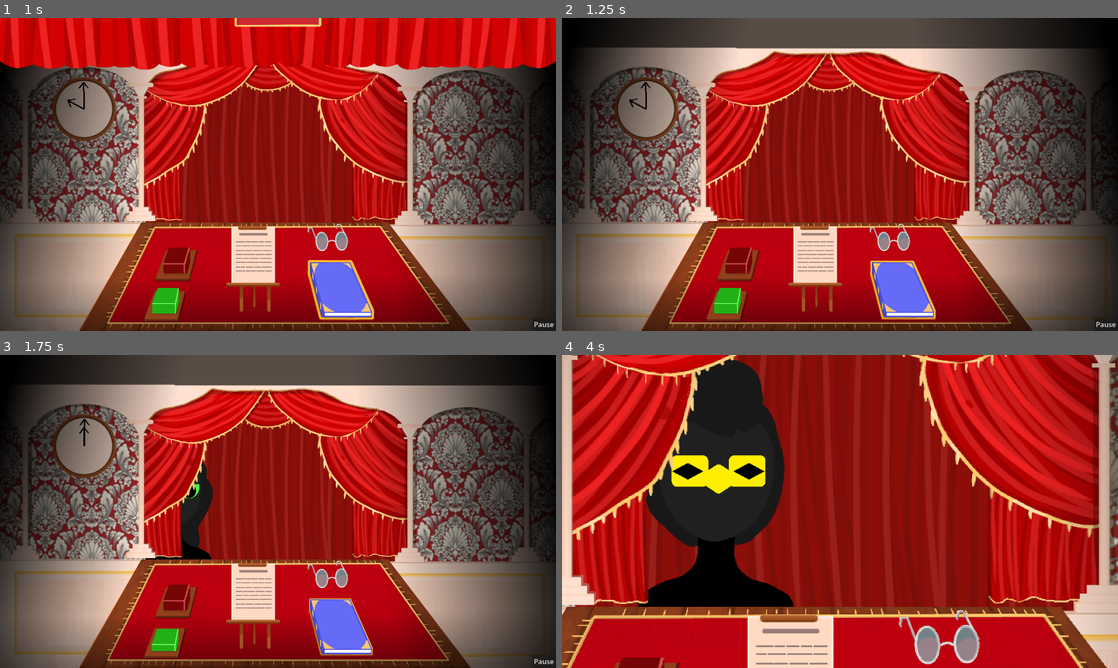
Above: before the commit, frames 1-4 (two rows, left to right).
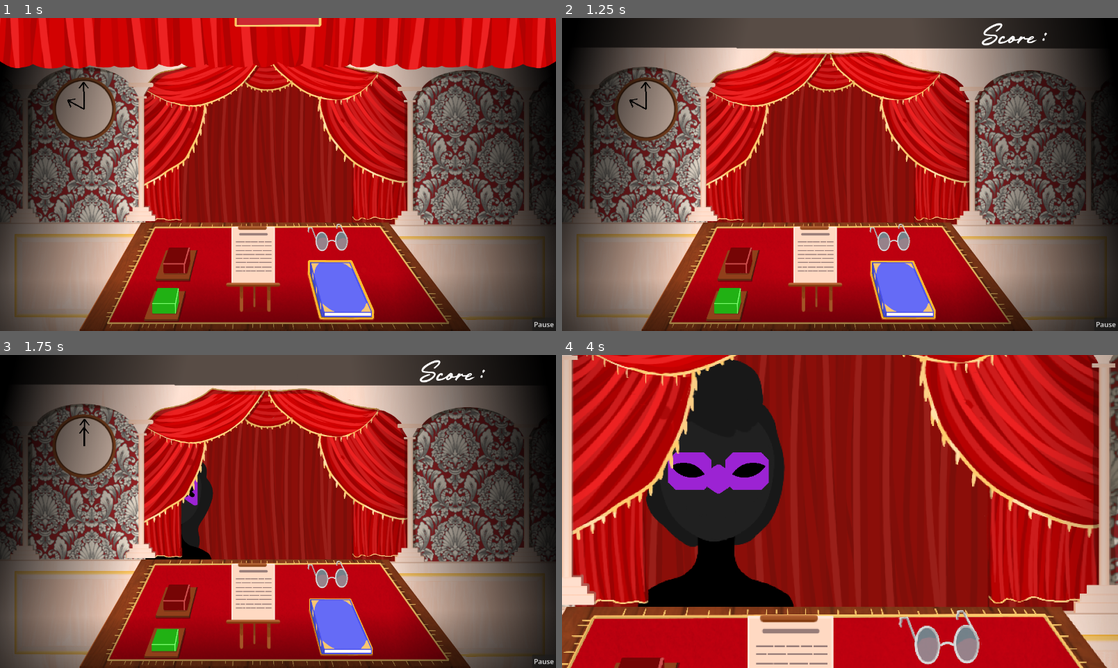
Above: after the commit, the same moments.

Repository: Cax36940/Global-Game-Jam-2026
Game: Godot game, scene res://main.tscn
Same seed, same stepped clock (60 frames per second), same inputs: the game is played once before the commit and once after it.
Inputs (mouse positions are in pixels of both pictures, inside the frame that each line leads up to):
- Up to frame 1 (1 s): click (278, 208) at 0.5 s
- Up to frame 2 (1.25 s): no input
- Up to frame 3 (1.75 s): move the mouse to (166, 636) at 1.27 s; hold Right (ui_right) from 1.28 s (still down); hold Space (any) from 1.28 s (still down); click (166, 636) at 1.42 s
- Up to frame 4 (4 s): move the mouse to (739, 599) at 2.02 s; release Right (ui_right) at 2.03 s; release Space (any) at 2.03 s; hold Down (ui_down) 2.03-2.78 s; click (739, 599) at 2.1 s; move the mouse to (817, 605) at 2.77 s; hold Right (ui_right) 2.78-3.53 s; tap Shift (rshift) at 2.85 s; click (817, 605) at 2.92 s; move the mouse to (890, 574) at 3.52 s; hold Up (ui_up) from 3.53 s (still down); tap Space (any) at 3.6 s; click (890, 574) at 3.67 s

Frame 1 is identical in both runs. In frame 2, 0.2% of the frame differs, in the area x 75-88%, y 1-9%; in frame 3, 0.3%; in frame 4, 1.7%, in the area x 19-38%, y 31-45%.

Commit message:
Add score and fix constraint

Diff:
--- a/GUI/overlay.gd
+++ b/GUI/overlay.gd
@@ -1,8 +1,12 @@
 extends Control
 
-
+func _ready():
+	SignalBus.update_dislpayed_score.connect(set_score)
 # Common interface with whole screen menus
 func appear():
 	show()
 func disappear():
 	hide()
+
+func set_score():
+	$Score.text = "Score : " + str(Global.Score)
--- a/Guest/guest.gd
+++ b/Guest/guest.gd
@@ -1,7 +1,7 @@
 extends Node2D
 class_name Guest
 
-@export var colors_list : Array[Color]
+static var colors_list : Array[Color] = [Color(0.9647059, 0, 0, 1), Color(1, 0.54901963, 0, 1), Color(1, 0.93333334, 0, 1), Color(0.3019608, 0.9137255, 0.29803923, 1), Color(0.21568628, 0.5137255, 1, 1), Color(0.6108052, 0.13755152, 0.8282306, 1), Color(1, 1, 1, 1)]
 @onready var shape : AnimatedSprite2D = $Shape
 
 var mask_index : int = -1
@@ -10,13 +10,31 @@
 
 func _ready():
 	shape.frame = randi_range(0, 4)
-	mask_index = randi_range(0, 6)
+	mask_index = random_mask()
 	($Masks as Masks).set_mask(mask_index)
 	if colors_list.size() > 0:
-		color_index = randi_range(0, colors_list.size()-1)
+		color_index = random_color()
 		$Masks.modulate = colors_list[color_index]
 	else :
 		push_error("There is no color in the colors_list of the guest scene")
 
-	eye_index = randi_range(0, 6)
+	eye_index = random_eye()
 	($Eyes as Eyes).set_eyes(eye_index)
+
+func random_eye() -> int:
+	var r = randi_range(0,9)
+	if r < 8:
+		return Global.valid_eye.pick_random()
+	return Global.invalid_eye.pick_random()
+
+func random_mask() -> int:
+	var r = randi_range(0,9)
+	if r < 8:
+		return Global.valid_mask.pick_random()
+	return Global.invalid_mask.pick_random()
+
+func random_color() -> int:
+	var r = randi_range(0,9)
+	if r < 8:
+		return Global.valid_color.pick_random()
+	return Global.invalid_color.pick_random()
--- a/Guest/guest.tscn
+++ b/Guest/guest.tscn
@@ -34,7 +34,6 @@
 
 [node name="Guests" type="Node2D" unique_id=1750283726]
 script = ExtResource("1_q4ytt")
-colors_list = Array[Color]([Color(0.9647059, 0, 0, 1), Color(1, 0.54901963, 0, 1), Color(1, 0.93333334, 0, 1), Color(0.3019608, 0.9137255, 0.29803923, 1), Color(0.21568628, 0.5137255, 1, 1), Color(0.6108052, 0.13755152, 0.8282306, 1), Color(1, 1, 1, 1)])
 
 [node name="Shape" type="AnimatedSprite2D" parent="." unique_id=1426695573]
 sprite_frames = SubResource("SpriteFrames_ub8wi")
--- a/Guest/guest_spawner.gd
+++ b/Guest/guest_spawner.gd
@@ -35,16 +35,16 @@
 	if not end_position_node :
 		push_error("There is no end position node in the GuestSpawner")
 
+	Global.color_list = Guest.colors_list
+	Global.setup_invalid()
 	spawn_guest()
-	Global.color_list = current_guest.colors_list
-	Global.setup_invalid()
 
 func _process(delta):
 	if move_state == 0:
 		move_node.position.x = move_toward(move_node.position.x, start_position_node.position.x, delta * SPEED)
 		move_node.position.y = move_toward(move_node.position.y, start_position_node.position.y, delta * SPEED)
 		if (move_node.position - start_position_node.position).length() < 10 :
-			SignalBus.Mistake_test.emit(Global.check_guest(current_guest.mask_index, current_guest.eye_index, current_guest.color_index))
+			SignalBus.Mistake_test.emit(!Global.check_guest(current_guest.mask_index, current_guest.eye_index, current_guest.color_index))
 			remove_guest()
 			spawn_guest()
 	if move_state == 1:
@@ -57,7 +57,7 @@
 		move_node.position.x = move_toward(move_node.position.x, end_position_node.position.x, delta * SPEED)
 		move_node.position.y = move_toward(move_node.position.y, end_position_node.position.y, delta * SPEED)
 		if (move_node.position - end_position_node.position).length() < 10 :
-			SignalBus.Mistake_test.emit(!Global.check_guest(current_guest.mask_index, current_guest.eye_index, current_guest.color_index))
+			SignalBus.Mistake_test.emit(Global.check_guest(current_guest.mask_index, current_guest.eye_index, current_guest.color_index))
 			remove_guest()
 			spawn_guest()
 
--- a/Notebook/pages.gd
+++ b/Notebook/pages.gd
@@ -15,7 +15,7 @@
 func write_constrain():
 	add_page()
 	var page1 : Page = add_page()
-	for mask_index in Global.invalid_mask:
+	for mask_index in Global.valid_mask:
 		var masks : Masks = masks_scene.instantiate()
 		masks.set_mask(mask_index)
 		masks.modulate = Color.BLACK
@@ -23,14 +23,14 @@
 		page1.add_constrain(masks)
 
 	var page3 : Page = add_page()
-	for color_index in Global.invalid_color:
+	for color_index in Global.valid_color:
 		var color : Color = Global.color_list[color_index]
 		var color_point : ColorPoint = color_point_scene.instantiate()
 		color_point.set_color.call_deferred(color)
 		page3.add_constrain(color_point)
 
 	var page2 : Page = add_page()
-	for eye_index in Global.invalid_eye:
+	for eye_index in Global.valid_eye:
 		var eyes : Eyes = eyes_scene.instantiate()
 		eyes.set_eyes(eye_index)
 		page2.add_constrain(eyes)
--- a/global.gd
+++ b/global.gd
@@ -8,11 +8,28 @@
 
 var color_list : Array[Color] = []
 
+var valid_mask : Array[int] = []
+var valid_eye : Array[int] = []
+var valid_color : Array[int] = []
+
 var invalid_mask : Array[int] = []
 var invalid_eye : Array[int] = []
 var invalid_color : Array[int] = []
 
 var is_zoomed : bool = false
+
+func _ready():
+	update_score()
+
+func update_score():
+	var m = 0
+	if Global.Mistakes_count < 2:
+		m = 1
+	else:
+		m = Global.Mistakes_count
+	@warning_ignore('integer_division')
+	Score = min(max(0,round(30-8*log(m*50/(Global.Total_count+5)-1))), 100)
+	SignalBus.update_dislpayed_score.emit()
 
 func random_sublist(size : int, array_size : int) -> Array[int]:
 	var pool : Array = range(array_size)
@@ -25,14 +42,22 @@
 	return ret
 
 func setup_invalid():
-	invalid_color = random_sublist(3, color_list.size())
-	invalid_mask = random_sublist(3, 7)
-	invalid_eye = random_sublist(3, 7)
+	valid_color = random_sublist(3, 7)
+	valid_mask = random_sublist(3, 7)
+	valid_eye = random_sublist(3, 7)
+
+	for i in range(0, 7):
+		if valid_color.find(i) == -1:
+			invalid_color.push_back(i)
+		if valid_mask.find(i) == -1:
+			invalid_mask.push_back(i)
+		if valid_eye.find(i) == -1:
+			invalid_eye.push_back(i)
 	SignalBus.write_constrain.emit()
 
 # return true if valid
 func check_guest(mask_index : int, eye_index : int, color_index : int):
-	var is_color_valid : bool = invalid_color.find(color_index) == -1
-	var is_eye_valid : bool = invalid_eye.find(eye_index) == -1
-	var is_mask_valid : bool = invalid_mask.find(mask_index) == -1
+	var is_color_valid : bool = valid_color.find(color_index) != -1
+	var is_eye_valid : bool = valid_eye.find(eye_index) != -1
+	var is_mask_valid : bool = valid_mask.find(mask_index) != -1
 	return is_color_valid && is_eye_valid && is_mask_valid
--- a/main.tscn
+++ b/main.tscn
@@ -6,6 +6,7 @@
 [ext_resource type="Script" uid="uid://dq77syx52rqa1" path="res://Menu/pause_button.gd" id="3_272bh"]
 [ext_resource type="Script" uid="uid://sq4m15igr5gd" path="res://GUI/overlay.gd" id="4_4c57u"]
 [ext_resource type="PackedScene" uid="uid://c47b01usnlin1" path="res://GUI/PauseMenu/pause_menu.tscn" id="6_5vw27"]
+[ext_resource type="FontFile" uid="uid://bxhloq27kuauu" path="res://Assets/Starlight Romance.ttf" id="6_dg77c"]
 [ext_resource type="PackedScene" uid="uid://bc7kttcdf3fut" path="res://GUI/GameOver/game_over.tscn" id="8_5vw27"]
 [ext_resource type="AudioStream" uid="uid://bqd5j6ceclnsb" path="res://Assets/Music/music_loop_menu_track_v0.mp3" id="9_kek77"]
 [ext_resource type="PackedScene" uid="uid://ceqfk3ipk2yqk" path="res://GUI/MainMenu/main_menu.tscn" id="10_4c57u"]
@@ -29,7 +30,6 @@
 script = ExtResource("3_5vw27")
 
 [node name="Overlay" type="Control" parent="GUI" unique_id=288549748]
-visible = false
 anchors_preset = 0
 offset_right = 40.0
 offset_bottom = 40.0
@@ -53,6 +53,16 @@
 text = "Pause"
 script = ExtResource("3_272bh")
 
+[node name="Score" type="Label" parent="GUI/Overlay" unique_id=657554850]
+layout_mode = 0
+offset_left = 964.0
+offset_top = 13.0
+offset_right = 1117.0
+offset_bottom = 74.0
+theme_override_fonts/font = ExtResource("6_dg77c")
+theme_override_font_sizes/font_size = 60
+text = "Score :"
+
 [node name="MainMenu" parent="GUI" unique_id=1019709323 instance=ExtResource("10_4c57u")]
 visible = false
 layout_mode = 1
--- a/node.gd
+++ b/node.gd
@@ -9,16 +9,10 @@
 	Global.Total_count += 1
 	if not value	:
 		Global.Mistakes_count += 1
+	Global.update_score()
 	print("Correct: ", Global.Total_count - Global.Mistakes_count, " out of ", Global.Total_count)
 
 func End_handler() -> void :
-	var m =0
-	if Global.Mistakes_count < 2:
-		m = 1
-	else:
-		m = Global.Mistakes_count
-	@warning_ignore('integer_division')
-	Global.Score = min(max(0,round(30-8*log(m*50/(Global.Total_count+5)-1))), 100)
 	print("Correct: ", Global.Total_count - Global.Mistakes_count, " out of ", Global.Total_count)
 	print("Score : ", Global.Score)
 
--- a/signal_bus.gd
+++ b/signal_bus.gd
@@ -81,6 +81,9 @@
 
 @warning_ignore('unused_signal')
 signal set_score(value : int)
+
+@warning_ignore('unused_signal')
+signal update_dislpayed_score()
 #player
 #_ready
 #epee.signal_name.connect(signal_handler)
